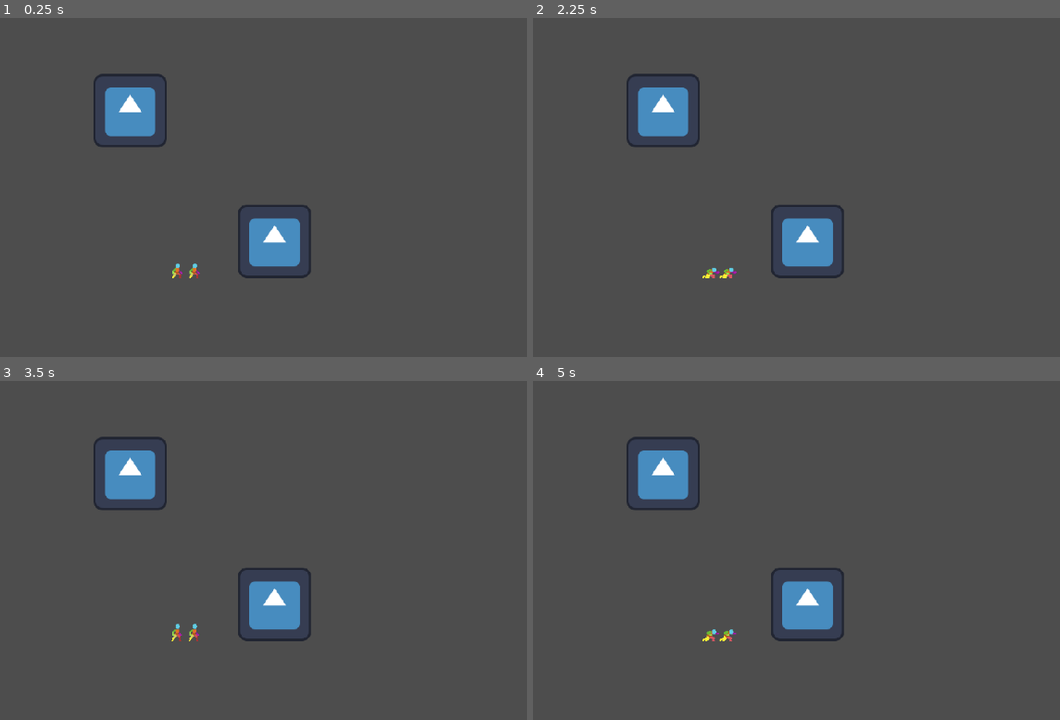
Above: before the commit, frames 1-4 (two rows, left to right).
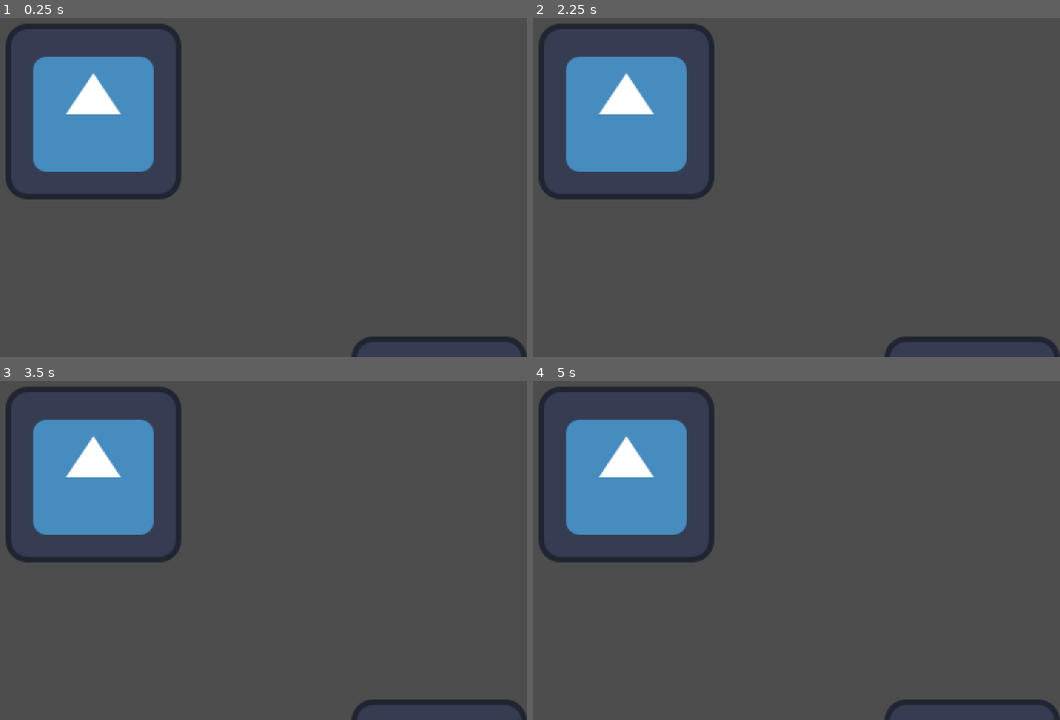
Above: after the commit, the same moments.

Repository: Super-Chess-Bros-Studios/Super-Chess-Bros
Game: Godot game, scene res://scenes/main/main.tscn
Same seed, same stepped clock (60 frames per second), same inputs: the game is played once before the commit and once after it. The engine's default icon, where the game draws it, is replaced by a stand-in: a white triangle on a blue panel in a dark square.
Inputs:
- Up to frame 1 (0.25 s): no input
- Up to frame 2 (2.25 s): tap Enter (ui_accept) at 0.5, 0.77, 1.25, 1.52, 2 s; hold Up (ui_up) 0.53-2.03 s; hold Down (ui_down) from 2.03 s (still down)
- Up to frame 3 (3.5 s): release Down (ui_down) at 2.78 s; hold Up (ui_up) from 2.78 s (still down); tap Enter (ui_accept) at 3.02 s
- Up to frame 4 (5 s): tap Enter (ui_accept) at 3.5, 3.77, 4.25, 4.52 s; release Up (ui_up) at 4.28 s; hold Down (ui_down) from 4.28 s (still down)

The runs differ from the first frame. In frame 1, 12% of the frame differs, in the area x 1-100%, y 1-100%; in frame 2, 12%; in frame 3, 12%; in frame 4, 12%.

Commit message:
Test version

Diff:
--- a/Scenes/testScene.tscn
+++ b/Scenes/testScene.tscn
@@ -26,7 +26,7 @@
 
 [node name="Camera2D" type="Camera2D" parent="."]
 position = Vector2(0, -294)
-zoom = Vector2(0.835, 0.835)
+zoom = Vector2(2, 2)
 
 [node name="Sprite2D" type="Sprite2D" parent="."]
 position = Vector2(-46, -293)
--- a/scenes/chess/board.tscn
+++ b/scenes/chess/board.tscn
@@ -11,7 +11,7 @@
 piece_sprite_sheet = ExtResource("4_l1xyo")
 
 [node name="Camera2D" type="Camera2D" parent="."]
-zoom = Vector2(2, 2)
+zoom = Vector2(3, 3)
 
 [node name="WhiteCursor" parent="." instance=ExtResource("5_l1xyo")]
 
--- a/scripts/chess/board.gd
+++ b/scripts/chess/board.gd
@@ -229,7 +229,7 @@
 	print("Turn switched to: ", "White" if new_team == ChessConstants.TeamColor.WHITE else "Black")
 
 func _on_piece_moved(piece: Piece, from_pos: Vector2i, to_pos: Vector2i):
-	print("Piece moved: ", piece.name, " from ", from_pos, " to ", to_pos)
+	#print("Piece moved: ", piece.name, " from ", from_pos, " to ", to_pos)
 	board_renderer.reset_all_tiles()
 
 func _on_initiate_duel(attacker: Piece, defender: Piece):
--- a/scripts/chess/cursor.gd
+++ b/scripts/chess/cursor.gd
@@ -133,12 +133,7 @@
 			handle_cancel_input()
 			return
 
-		# Try to move the piece using the GameManager
-		if game_manager.move_piece(selected_piece, tile_pos):
-			# Move was successful, tile colors will be reseted by the move_piece function
-			pass
-		else:
-			print("Invalid move!")
+		game_manager.move_piece(selected_piece, tile_pos)
 
 func handle_cancel_input():
 	# Only allow cancel if it's this player's turn
--- a/scripts/chess/game_manager.gd
+++ b/scripts/chess/game_manager.gd
@@ -154,6 +154,7 @@
 
 func handle_duel_result(winner: Piece):
 	if winner == duel_attacker:
+		print("Attacker wins!")
 		board_state[duel_attacker.board_position.y][duel_attacker.board_position.x] = null  # Remove from old position
 		board_state[duel_defender.board_position.y][duel_defender.board_position.x] = duel_attacker     # Place in new position
 		duel_attacker.set_board_position(duel_defender.board_position, ChessConstants.TILE_SIZE)
@@ -164,6 +165,7 @@
 		switch_turn()
 
 	else:
+		print("Defender wins!")
 		board_state[duel_attacker.board_position.y][duel_attacker.board_position.x] = null
 		deselect_piece()
 		duel_attacker.queue_free()
--- a/scripts/main/main.gd
+++ b/scripts/main/main.gd
@@ -33,7 +33,7 @@
 func start_game():
 	# Set up input devices
 	input_manager.set_white_player_device("controller", 0, "White") #Params are device type, deivce id, color for printing
-	input_manager.set_black_player_device("keyboard", 0, "Black")  # If using keyboard and controller both devices ids are 0. Seccond contrller is 1
+	input_manager.set_black_player_device("controller", 1, "Black")  # If using keyboard and controller both devices ids are 0. Seccond contrller is 1
 
 	# Start at title screen
 	request_scene_change("testScene")
